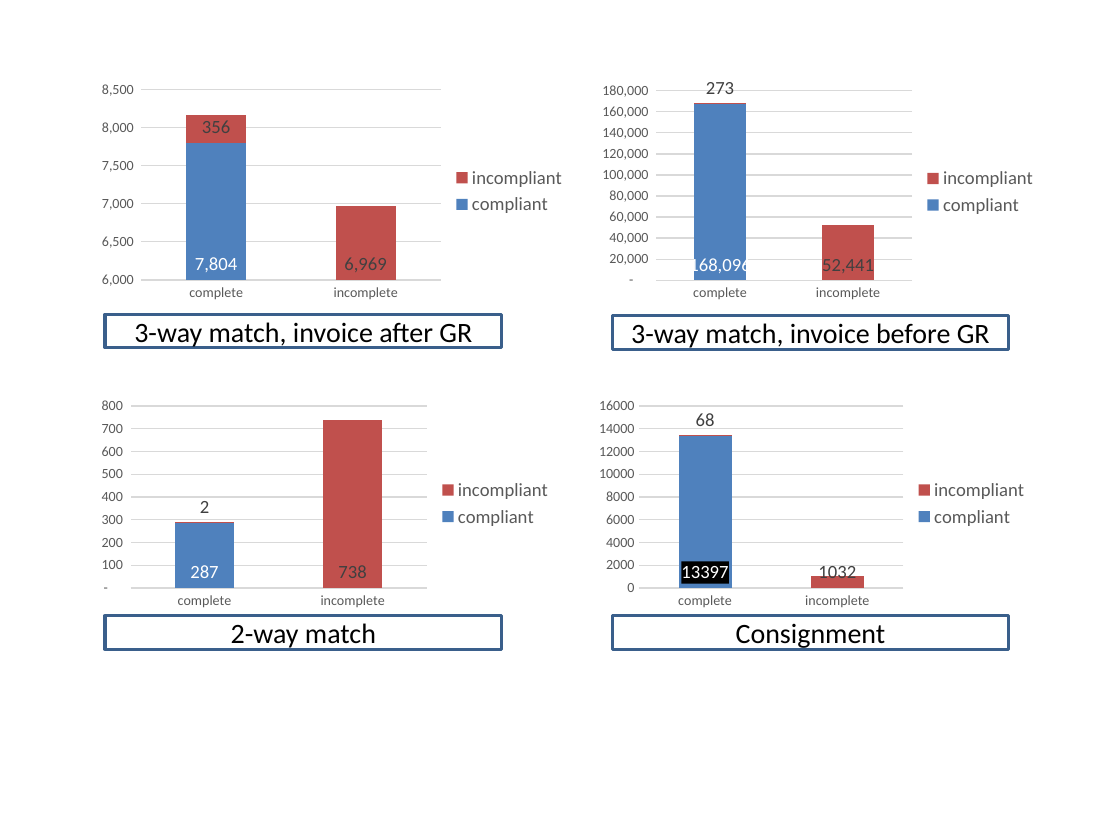
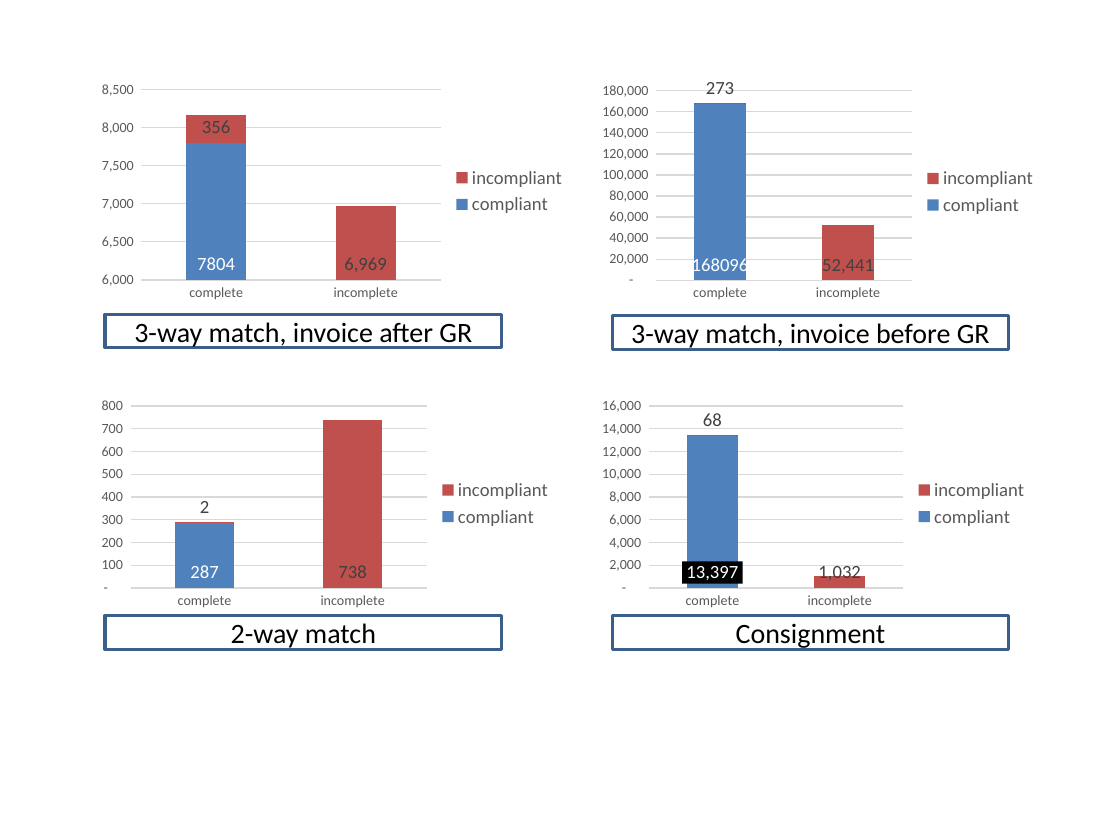
Before and after one commit to Vincentxyz/BPI_Challenge_2019, a slide deck: slide 1 of Excel/Compliance_and_Completeness/Compliance_Completeness_Overview.pptx. Drawn at 1120x840 pixels with LibreOffice and Linux fonts; fonts in the diff are those of the drawing. Boxes give left, top, right and bottom in pixels: in the first picture for what was removed or moved away, otherwise in the second. Text is boxed around its words. In the diff, an @@ line names an element or a change of style, - is before the commit and + after.

```diff
--- a/Excel/Compliance_and_Completeness/Compliance_Completeness_Overview.pptx
+++ b/Excel/Compliance_and_Completeness/Compliance_Completeness_Overview.pptx
@@ column stacked chart at (x1=88, y1=77, x2=577, y2=306) @@
@@ data labels of compliant changed @@
@@ value axis changed @@
@@ column stacked chart at (x1=590, y1=77, x2=1048, y2=306) @@
@@ data labels of compliant changed @@
@@ value axis changed @@
@@ column stacked chart at (x1=590, y1=393, x2=1040, y2=613) @@
@@ data labels of compliant changed @@
@@ data labels of incompliant changed @@
@@ value axis changed @@
```
Also in this commit, not shown: 2 other files.
